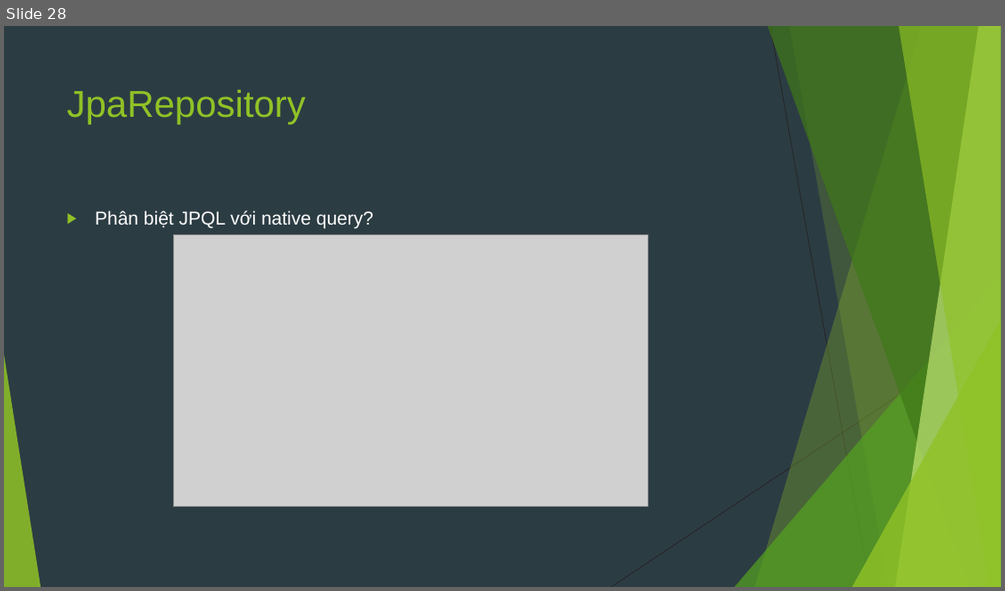
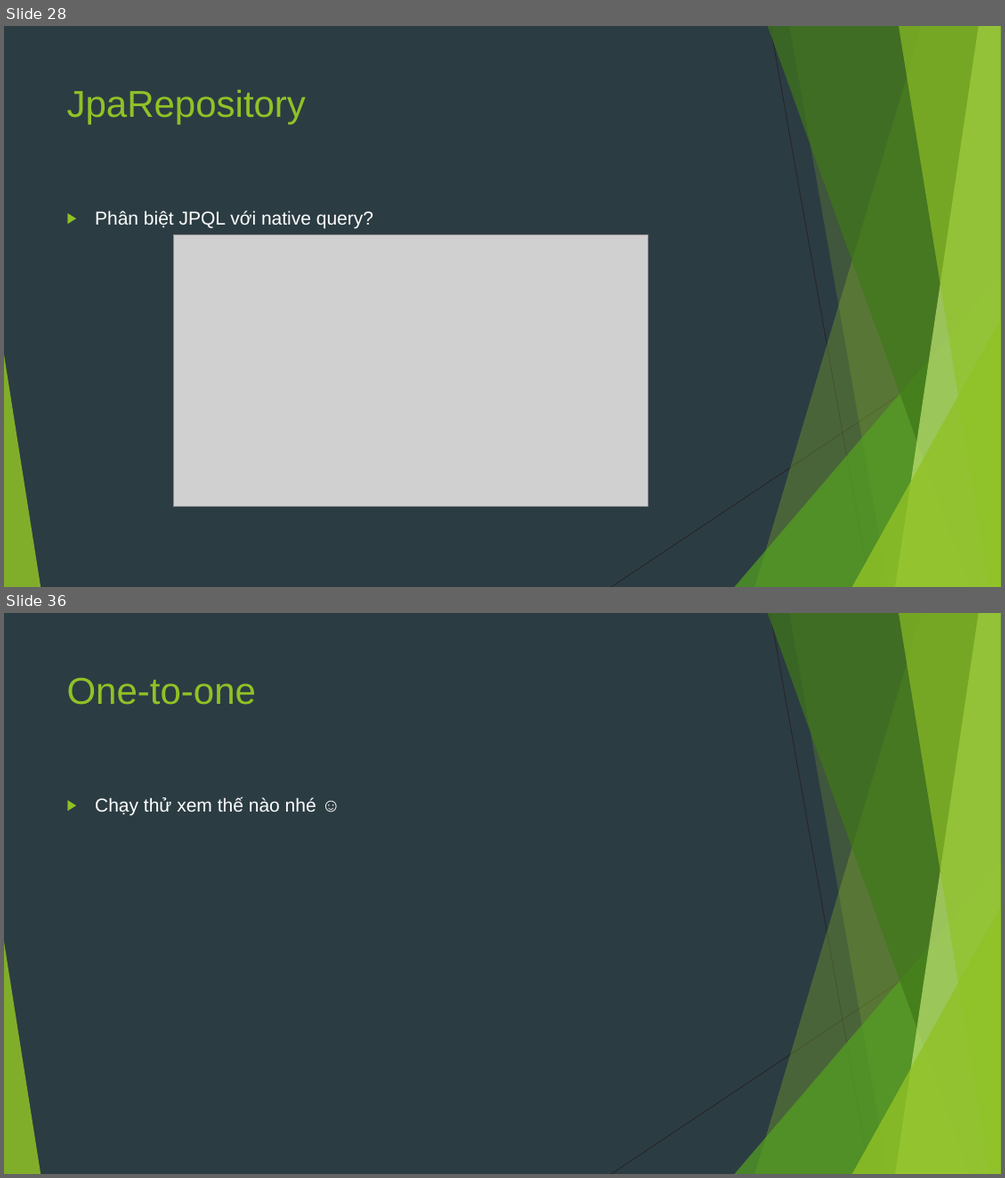
Before and after one commit to sobbingwind/SpringBoot, a slide deck: 07.Spring Data JPA.pptx. Shown one above the other, each under a label of ours: slide 28 before the commit, slides 28 and 36 after it; the slides between them are not shown. The pictures are 1005x591 and 1005x1178 pixels, drawn with LibreOffice and Linux fonts; fonts in the diff are those of the drawing; grey boxes stand for pictures. Boxes give left, top, right and bottom in pixels: in the first picture for what was removed or moved away, otherwise in the second. Text is boxed around its words. In the diff, an @@ line names an element or a change of style, - is before the commit and + after.

```diff
--- a/07.Spring Data JPA.pptx
+++ b/07.Spring Data JPA.pptx
@@ slide 36 added at box(4, 613, 1001, 1174), background #2C3C43; not listed: 10 template elements that a slide beside it also shows @@
@@ title added at box(67, 678, 256, 705), 36 pt, text #90C226 @@
+One-to-one
@@ text added at box(95, 797, 316, 816), 18 pt, text #FFFFFF @@
+▶ Chạy thử xem thế nào nhé ☺
```
Also in this commit, not shown: 1 slide changed, 8 other slides added.
